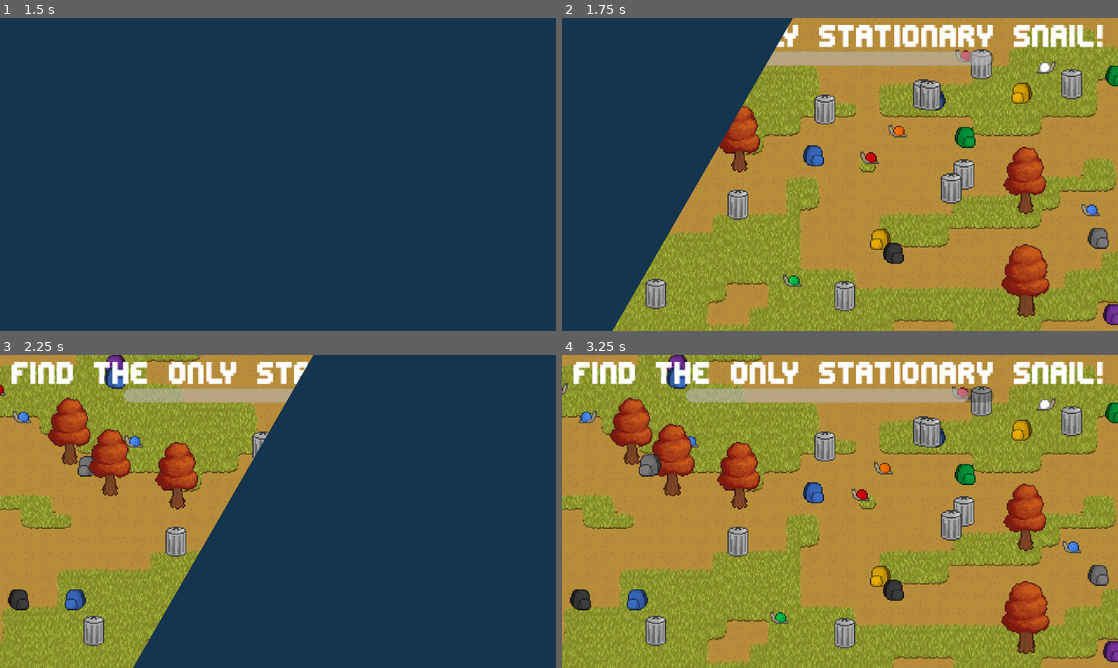
Above: before the commit, frames 1-4 (two rows, left to right).
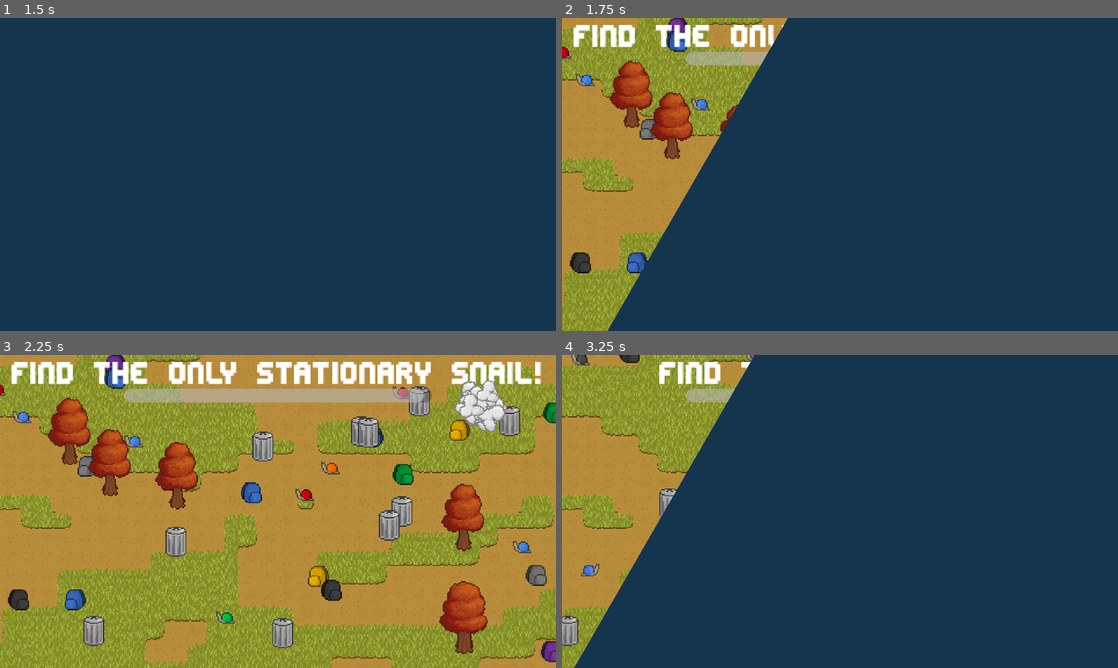
Above: after the commit, the same moments.

Repository: M5-Maniac/Hackathon-26
Game: Godot game, scene res://main_menu.tscn
The game is run twice, just before and just after one commit, with the same random seed, the same clock (stepped at 60 frames per second) and the same inputs.
Inputs (mouse positions are in pixels of both pictures, inside the frame that each line leads up to):
- Up to frame 1 (1.5 s): click "PLAY" at 0.5 s; tap Enter at 1.25 s; move the mouse to (400, 158) at 1.27 s; click (400, 158) at 1.42 s
- Up to frame 2 (1.75 s): no input
- Up to frame 3 (2.25 s): drag from (483, 405) to (88, 467) at 2.02 s
- Up to frame 4 (3.25 s): move the mouse to (650, 464) at 2.77 s; click (650, 464) at 2.92 s

Frame 1 is identical in both runs. In frame 2, 99% of the frame differs, in the area x 0-100%, y 0-100%; in frame 3, 60%; in frame 4, 86%.

Commit message:
fix bug with grabbing, repeated levels
woo. coolio beanios.

Diff:
--- a/memoryware/Levels/Level.tscn
+++ b/memoryware/Levels/Level.tscn
@@ -637,10 +637,10 @@
 anchors_preset = 15
 anchor_right = 1.0
 anchor_bottom = 1.0
-offset_left = -778.0
-offset_top = -777.0
-offset_right = -92.36713
-offset_bottom = -108.91644
+offset_left = -156.99998
+offset_top = -488.99997
+offset_right = 528.6329
+offset_bottom = 179.08359
 grow_horizontal = 2
 grow_vertical = 2
 rotation = 0.5235988
--- a/memoryware/Levels/prop_setup.gd
+++ b/memoryware/Levels/prop_setup.gd
@@ -67,8 +67,7 @@
 
 # Called every frame. 'delta' is the elapsed time since the previous frame.
 func _process(_delta: float) -> void:
-	#transition effect
-	transition.position = transition.position.move_toward(Vector2(484,-186),25)
+	pass
 
 #WHEN A PROP IS CLICKED
 func prop_clicked(is_waldo,clicked_prop) -> void:
--- a/memoryware/Levels/waldo_phase.gd
+++ b/memoryware/Levels/waldo_phase.gd
@@ -2,21 +2,43 @@
 
 enum phases {game, end}
 var phase = phases.game
+var gameTime: float = 20
 
 @onready var game_timer: Timer = $GameTimer
 @onready var end_timer: Timer = $EndTimer
 @onready var progress_bar: ProgressBar = $Camera2D/ProgressBar
+@onready var transition: ColorRect = $Transition
+
 
 # Called when the node enters the scene tree for the first time.
 func _ready() -> void:
+	game_timer.wait_time = gameTime
 	game_timer.start()
 	game_timer.timeout.connect(time_ran_out)
+	end_timer.timeout.connect(transition_over)
+	Global.propClicked.connect(prop_clicked)
 	pass # Replace with function body.
 
 
 # Called every frame. 'delta' is the elapsed time since the previous frame.
 func _process(delta: float) -> void:
 	progress_bar.value = game_timer.time_left*5
+	#transition effect
+	match phase:
+		0:
+			transition.position = transition.position.move_toward(Vector2(484,-186),25)
+		1:
+			transition.position = transition.position.move_toward(Vector2(-157,-489),25)
+func time_ran_out() -> void:
+	print("You lost!")
 
-func time_ran_out(delta: float) -> void:
-	print("You lost!")
+func transition_over() -> void:
+	print("You won!")
+	get_tree().change_scene_to_file("res://Levels/Level.tscn")
+
+
+func prop_clicked(is_waldo, prop) -> void:
+	if is_waldo:
+		game_timer.paused = true
+		phase = phases.game
+		end_timer.start()
--- a/memoryware/Props/Prop.gd
+++ b/memoryware/Props/Prop.gd
@@ -105,11 +105,15 @@
 				Global.inputHandled = true
 				grabbed = true
 				Global.propClicked.emit(is_waldo, self)
-		else:
-			if grabbed:
-				orig_pos = position
-				Global.propDropped.emit(self)
-			Global.inputHandled = false
-			grabbed = false
+				grab_offset = get_global_mouse_position()-position
 
+
+
+func _input(event) -> void:
+	if event is InputEventMouseButton and !event.pressed:
+		if grabbed:
+			orig_pos = position
+			Global.propDropped.emit(self)
+		Global.inputHandled = false
+		grabbed = false
 		grab_offset = get_global_mouse_position()-position
